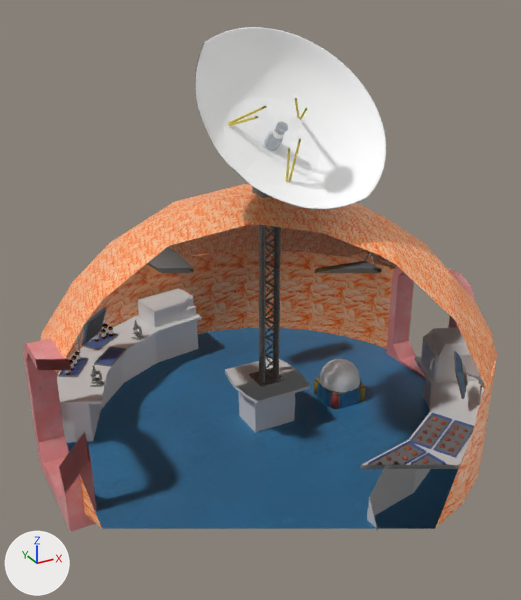
Before and after pictures for a commit that changed the Blender file Assets/homestead/models/science_lab.blend.
One viewpoint serves both versions: a 50 mm camera at (-7.16, -12.71, 9.47) aimed at (-0.32, -0.29, 3.26). Arrows for +X, +Y and +Z are at lower left; the lights stay in place. Everything nearer to the camera than a plane just in front of the edit is cut away.

The older version as bpy lines, for what is in view:
```python
me_cube_006 = bpy.data.meshes.new('Cube.006')
me_cube_006.from_pydata(...)  # 50 vertices, 23 faces; spans x -0.81..0.81, y -0.8..0.8, z -0.71..0.44
# faces by material slot: [15, 4, 4]
me_cube_006.materials.append(None)
me_cube_006.materials.append(None)
me_cube_006.materials.append(None)
me_cube_025 = bpy.data.meshes.new('Cube.025')
me_cube_025.from_pydata(...)  # 176 vertices, 130 faces; spans x -1.0..1.0, y -1.0..1.0, z -1.0..-0.15
me_cube_025.materials.append(mat_gas_diffuse_jpg)  # picture img_gas_diffuse_jpg
me_polysurfa1_001 = bpy.data.meshes.new('polySurfa1.001')
me_polysurfa1_001.from_pydata(...)  # 1900 vertices, 1415 faces, 142 loose edges; spans x -3.76..3.79, y -3.75..3.8, z -1.15..3.19
# faces by material slot: [527, 102, 786]
me_polysurfa1_001.materials.append(mat_blinn1sg)  # yellow #d7c458
me_polysurfa1_001.materials.append(mat_anisotropic1sg)  # light grey #bec5cb
me_polysurfa1_001.materials.append(mat_lambert2sg)  # white #ffffff
ob_dish = bpy.data.objects.new('dish', me_polysurfa1_001)
ob_dish.location = (0.0, 0.0, 6.41)
ob_dish.rotation_euler = (0.821, 0.0, 0.0)  # degrees (47, 0, 0)
ob_dish.scale = (0.562, 0.562, 0.562)
ob_mini_greenhouse_base = bpy.data.objects.new('mini_greenhouse_base', me_cube_025)
ob_mini_greenhouse_base.location = (2.07, 0.0, 0.52)
ob_mini_greenhouse_base.scale = (0.5, 0.5, 0.5)
ob_table_001 = bpy.data.objects.new('table.001', me_cube_006)
ob_table_001.location = (0.0, 0.0, 0.69)
# also in view: 'table.000' at (2.33, -2.88, 0.55); 'corridorAnchor' at (0.0, 0.0, 1.33); 'table.002' at (-2.33, 2.88, 0.55); 'lamp_ceiling' at (0.0, 0.0, 4.63); 'appliances' at (1.6, 1.15, 1.72)
```
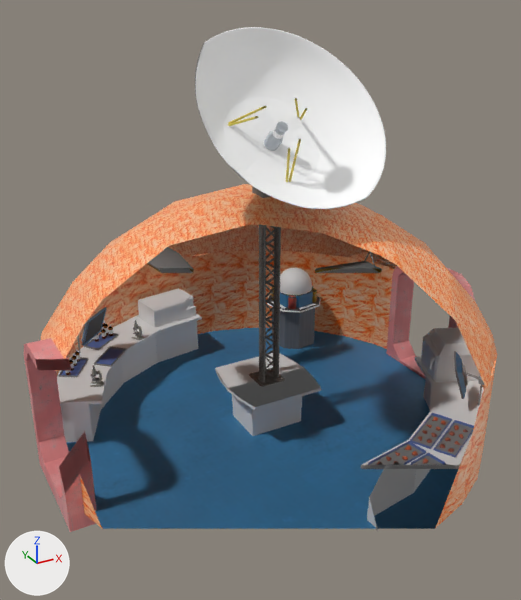
Pixel boxes [x1, y1, x2, y2] of what changed, in the pictures (521 x 600 px):
```json
{"object": "table.001", "change": "rescaled", "before": [225, 358, 311, 433], "after": [215, 353, 321, 436], "on screen": "23% wider, 11% taller"}
{"object": "mini_greenhouse_dome", "change": "moved, turned", "before": [320, 359, 360, 392], "after": [280, 268, 312, 295]}
{"object": "mini_greenhouse_base.001", "change": "added", "after": [267, 295, 321, 349]}
{"object": "mini_greenhouse_base", "change": "moved, turned", "before": [314, 377, 365, 409], "after": [271, 286, 317, 309]}
```

Edits to the scene script, one JSON object a line:
```json
{"op": "add", "block": "me_cube_001", "code": ["me_cube_001 = bpy.data.meshes.new('Cube.001')", "me_cube_001.from_pydata(...)  # 41 vertices, 41 faces; spans x -1.41..1.41, y -1.41..1.41, z -1.04..1.49", "me_cube_001.materials.append(mat_gas_diffuse_jpg)  # picture img_gas_diffuse_jpg"]}
{"op": "set", "path": "ob_mini_greenhouse_base.location", "old": "(2.07, 0.0, 0.52)", "new": "(2.7, 3.25, 1.71)"}
{"op": "set", "path": "ob_mini_greenhouse_base.rotation_euler", "old": "(0.0, 0.0, 0.0)", "new": "(0.0, 0.0, 0.154)", "note": "degrees (0, 0, 0) -> degrees (0, 0, 8.8)"}
{"op": "set", "path": "ob_table_001.scale", "old": "(1.0, 1.0, 1.0)", "new": "(1.24, 1.24, 1.0)"}
{"op": "add", "block": "ob_mini_greenhouse_base_001", "code": ["ob_mini_greenhouse_base_001 = bpy.data.objects.new('mini_greenhouse_base.001', me_cube_001)", "ob_mini_greenhouse_base_001.location = (2.7, 3.25, 0.52)", "ob_mini_greenhouse_base_001.rotation_euler = (0.0, 0.0, 4.88)  # degrees (0, 0, 280)", "ob_mini_greenhouse_base_001.scale = (0.5, 0.5, 0.5)"]}
```
